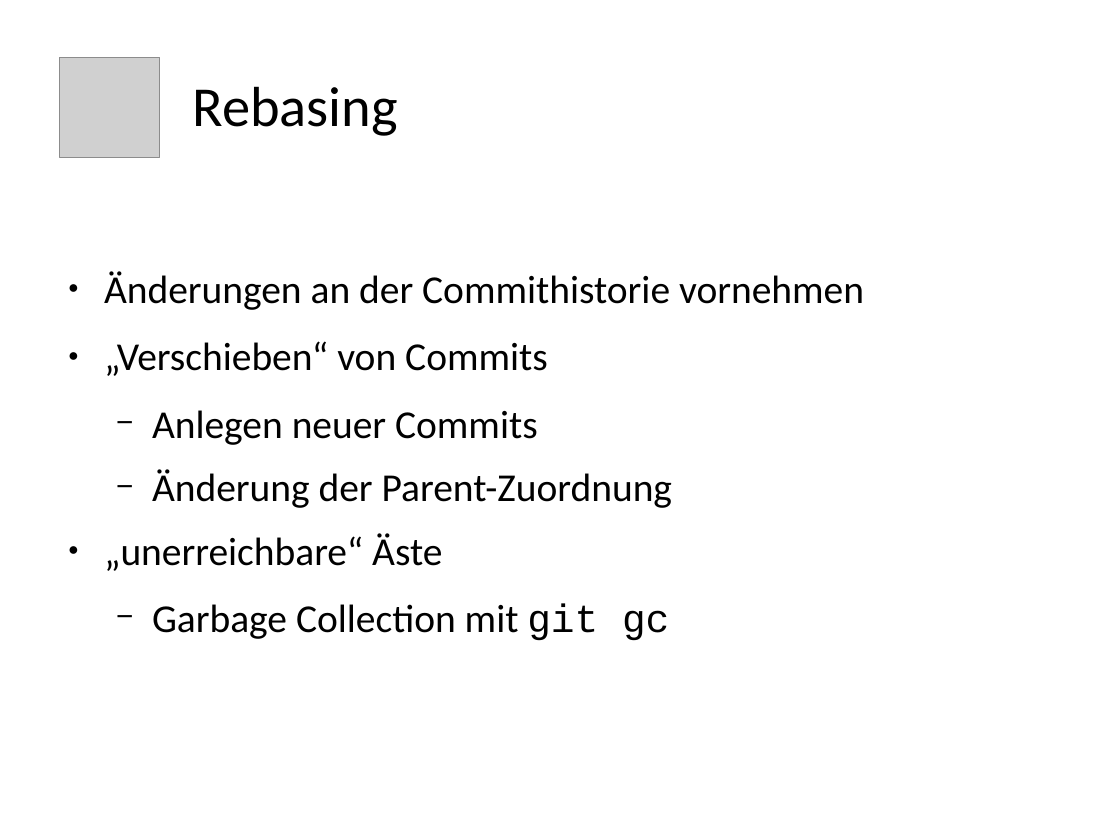
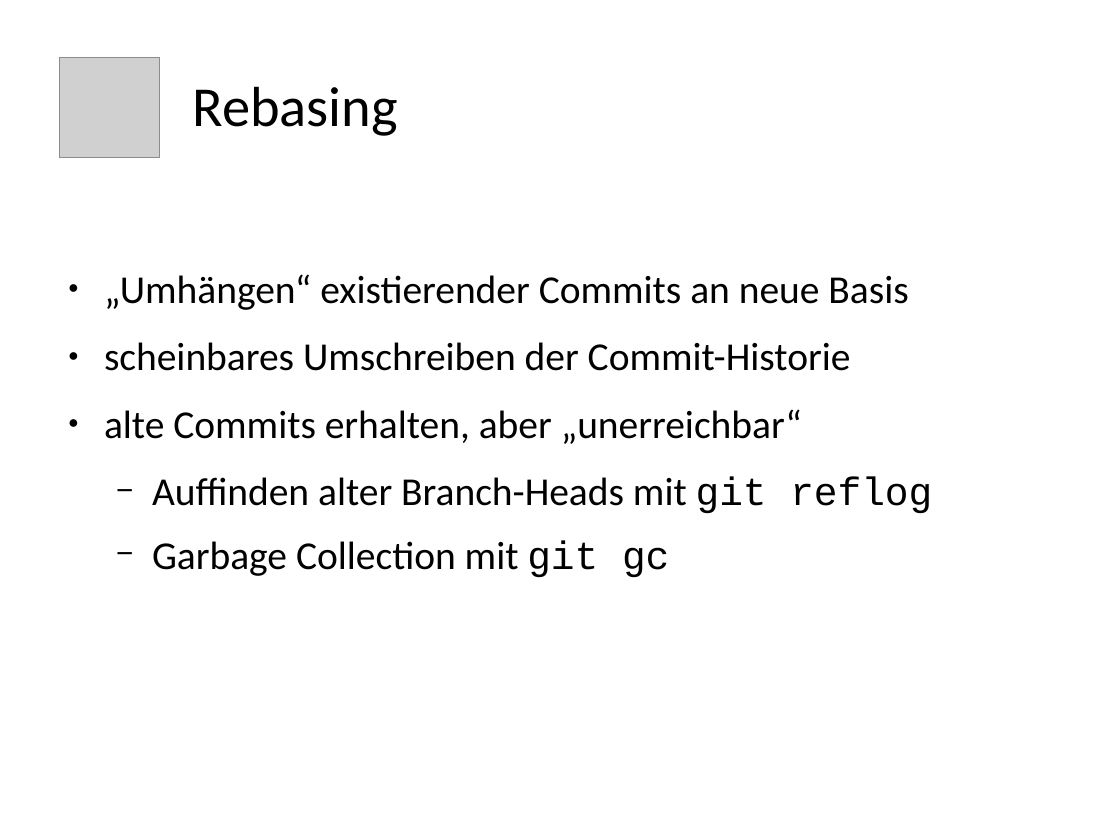
Before and after one commit to ukconet/testrepoB, a slide deck: slide 25 of git.odp (slide 21 before the commit). Drawn at 1120x840 pixels with LibreOffice and Linux fonts; fonts in the diff are those of the drawing; grey boxes stand for pictures. Boxes give left, top, right and bottom in pixels: in the first picture for what was removed or moved away, otherwise in the second. Text is boxed around its words. In the diff, an @@ line names an element or a change of style, - is before the commit and + after.

```diff
--- a/git.odp
+++ b/git.odp
@@ text at box(104, 274, 908, 514): text changed @@
-● Änderungen an der Commithistorie vornehmen
-● „Verschieben“ von Commits
-  − Anlegen neuer Commits
-  − Änderung der Parent-Zuordnung
-● „unerreichbare“ Äste
+● „Umhängen“ existierender Commits an neue Basis
+● scheinbares Umschreiben der Commit-Historie
+● alte Commits erhalten, aber „unerreichbar“
+  − Auffinden alter Branch-Heads mit git reflog
```
Also in this commit, not shown: 6 other slides changed, 8 slides added, 3 slides removed, 59 other files.
